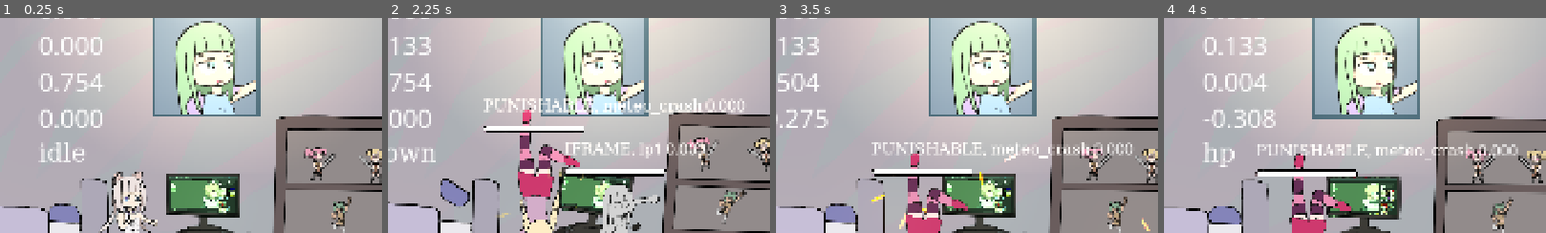
Above: before the commit, frames 1-4 (left to right).
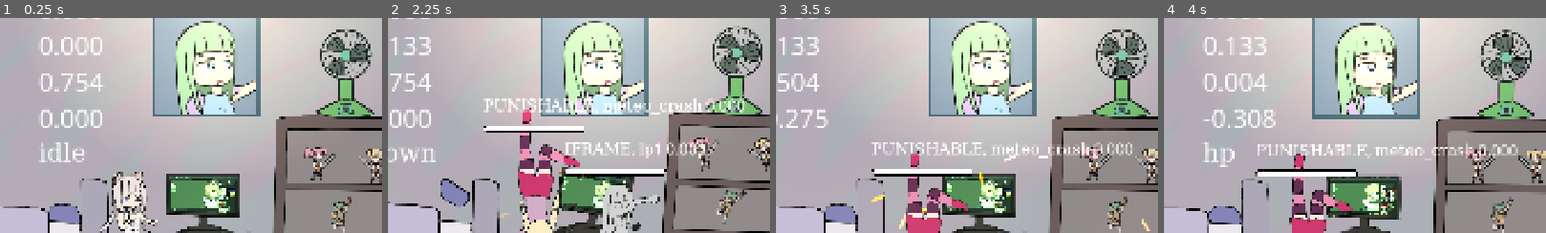
Above: after the commit, the same moments.

Repository: BeatMil/AnimuFight
Game: Godot game, scene res://scenes/stage01.tscn
Same seed, same stepped clock (60 frames per second), same inputs: the game is played once before the commit and once after it. This scene is started directly instead of the project's main scene.
Inputs (mouse positions are % of the whole screen's width and height, from its top left):
- Up to frame 1 (0.25 s): no input
- Up to frame 2 (2.25 s): tap Enter (ui_accept) at 0.5, 0.77, 1.52 s; move the mouse to (72, 45) at 0.52 s; hold Space (block) 0.53-1.28 s; hold D (right) 0.53-2.03 s; click (72, 45) at 0.67 s; move the mouse to (30, 55) at 1.27 s; tap L (dodge) at 1.35 s; move the mouse to (60, 28) at 2.02 s; hold A (left) from 2.03 s (still down); hold , (execute) from 2.03 s (still down)
- Up to frame 3 (3.5 s): move the mouse to (45, 70) at 2.77 s; release A (left) at 2.78 s; release , (execute) at 2.78 s; hold D (right) from 2.78 s (still down); tap U (grab) at 2.85 s; click (45, 70) at 2.92 s; tap Enter (ui_accept) at 3.02 s
- Up to frame 4 (4 s): keep holding D (right); move the mouse to (80, 65) at 3.52 s; hold J (hp) from 3.53 s (still down); tap Enter (ui_accept) at 3.77 s
The pictures show only the part of the screen within x 24-74%, y 15-65%; the shares and areas given below are measured in that part.

The runs differ from the first frame. In frame 1, 3.0% of the frame differs, in the area x 82-98%, y 5-48%; in frame 2, 3.0%; in frame 3, 3.1%; in frame 4, 3.1%, in the area x 82-97%, y 5-48%.

Commit message:
Add fan to stage01

Diff:
--- a/nodes/stage01/shelf.tscn
+++ b/nodes/stage01/shelf.tscn
@@ -6,6 +6,9 @@
 [ext_resource type="Texture2D" uid="uid://bdxqtv13qoq87" path="res://media/sprites/stage01/shelf/green_fig.png" id="4_xnaqd"]
 [ext_resource type="Texture2D" uid="uid://duonsc8gmd8d1" path="res://media/sprites/stage01/shelf/pink_fig.png" id="5_sh34x"]
 [ext_resource type="Texture2D" uid="uid://b266gj534am2c" path="res://media/sprites/stage01/shelf/yellow_fig.png" id="6_4jvbx"]
+[ext_resource type="Texture2D" uid="uid://bope7i5r2y0l8" path="res://media/sprites/stage01/fan/fan_base.png" id="7_4jvbx"]
+[ext_resource type="Texture2D" uid="uid://bkxd4qyre2bnv" path="res://media/sprites/stage01/fan/fan_fan.png" id="8_uxcbt"]
+[ext_resource type="Texture2D" uid="uid://cttgcytsyefrt" path="res://media/sprites/stage01/fan/fan_front.png" id="9_t5o54"]
 
 [sub_resource type="RectangleShape2D" id="RectangleShape2D_hjwa2"]
 size = Vector2(342, 454)
@@ -103,6 +106,30 @@
 tracks/7/interp = 1
 tracks/7/loop_wrap = true
 tracks/7/keys = {
+"times": PackedFloat32Array(0),
+"transitions": PackedFloat32Array(1),
+"update": 0,
+"values": [0.0]
+}
+tracks/8/type = "value"
+tracks/8/imported = false
+tracks/8/enabled = true
+tracks/8/path = NodePath("Fan:position")
+tracks/8/interp = 1
+tracks/8/loop_wrap = true
+tracks/8/keys = {
+"times": PackedFloat32Array(0),
+"transitions": PackedFloat32Array(1),
+"update": 0,
+"values": [Vector2(0, 0)]
+}
+tracks/9/type = "value"
+tracks/9/imported = false
+tracks/9/enabled = true
+tracks/9/path = NodePath("Fan:rotation")
+tracks/9/interp = 1
+tracks/9/loop_wrap = true
+tracks/9/keys = {
 "times": PackedFloat32Array(0),
 "transitions": PackedFloat32Array(1),
 "update": 0,
@@ -224,11 +251,73 @@
 "update": 0,
 "values": [0.0, 0.488496, 0.0]
 }
+tracks/9/type = "value"
+tracks/9/imported = false
+tracks/9/enabled = true
+tracks/9/path = NodePath("Fan:position")
+tracks/9/interp = 1
+tracks/9/loop_wrap = true
+tracks/9/keys = {
+"times": PackedFloat32Array(0, 0.1, 0.2),
+"transitions": PackedFloat32Array(1, 1, 1),
+"update": 0,
+"values": [Vector2(0, 0), Vector2(-12, -9), Vector2(0, 0)]
+}
+tracks/10/type = "value"
+tracks/10/imported = false
+tracks/10/enabled = true
+tracks/10/path = NodePath("Fan:rotation")
+tracks/10/interp = 1
+tracks/10/loop_wrap = true
+tracks/10/keys = {
+"times": PackedFloat32Array(0, 0.1, 0.2),
+"transitions": PackedFloat32Array(1, 1, 1),
+"update": 0,
+"values": [0.0, 0.0610865, 0.0]
+}
 
 [sub_resource type="AnimationLibrary" id="AnimationLibrary_075hf"]
 _data = {
 &"RESET": SubResource("Animation_qjusy"),
 &"shake": SubResource("Animation_f5xf4")
+}
+
+[sub_resource type="Animation" id="Animation_4jvbx"]
+resource_name = "fan_moving"
+loop_mode = 1
+step = 0.0416667
+tracks/0/type = "value"
+tracks/0/imported = false
+tracks/0/enabled = true
+tracks/0/path = NodePath("FanFan:rotation")
+tracks/0/interp = 1
+tracks/0/loop_wrap = true
+tracks/0/keys = {
+"times": PackedFloat32Array(0, 1),
+"transitions": PackedFloat32Array(1, 1),
+"update": 0,
+"values": [0.0, 6.28319]
+}
+
+[sub_resource type="Animation" id="Animation_uxcbt"]
+length = 0.001
+tracks/0/type = "value"
+tracks/0/imported = false
+tracks/0/enabled = true
+tracks/0/path = NodePath("FanFan:rotation")
+tracks/0/interp = 1
+tracks/0/loop_wrap = true
+tracks/0/keys = {
+"times": PackedFloat32Array(0),
+"transitions": PackedFloat32Array(1),
+"update": 0,
+"values": [0.0]
+}
+
+[sub_resource type="AnimationLibrary" id="AnimationLibrary_t5o54"]
+_data = {
+&"RESET": SubResource("Animation_uxcbt"),
+&"fan_moving": SubResource("Animation_4jvbx")
 }
 
 [node name="Shelf" type="Node2D"]
@@ -271,4 +360,24 @@
 color = Color(0, 0, 0, 0.204)
 polygon = PackedVector2Array(-184, -240, 208, -240, 208, 240, -184, 240)
 
+[node name="Fan" type="Node2D" parent="."]
+
+[node name="FanBase" type="Sprite2D" parent="Fan"]
+position = Vector2(8, -336)
+texture = ExtResource("7_4jvbx")
+
+[node name="FanFan" type="Sprite2D" parent="Fan"]
+position = Vector2(11, -381)
+texture = ExtResource("8_uxcbt")
+
+[node name="FanFront" type="Sprite2D" parent="Fan"]
+position = Vector2(8, -336)
+texture = ExtResource("9_t5o54")
+
+[node name="AnimationPlayer" type="AnimationPlayer" parent="Fan"]
+libraries = {
+&"": SubResource("AnimationLibrary_t5o54")
+}
+autoplay = "fan_moving"
+
 [connection signal="area_entered" from="Area2D" to="." method="_on_area_2d_area_entered"]
Binary file added: media/sprites/stage01/fan/fan_base.png
Not shown, added: media/sprites/stage01/fan/fan_base.png.import
Binary file added: media/sprites/stage01/fan/fan_fan.png
Not shown, added: media/sprites/stage01/fan/fan_fan.png.import
Binary file added: media/sprites/stage01/fan/fan_front.png
Not shown, added: media/sprites/stage01/fan/fan_front.png.import
Not shown: 1 places in nodes/stage01/shelf.tscn that only renumber resources
